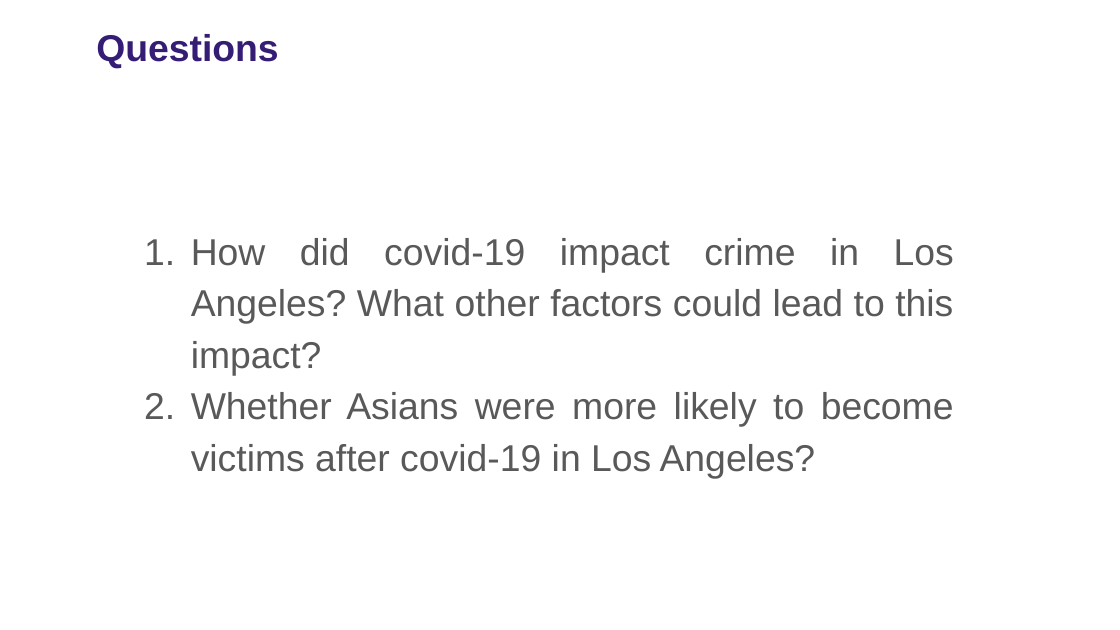
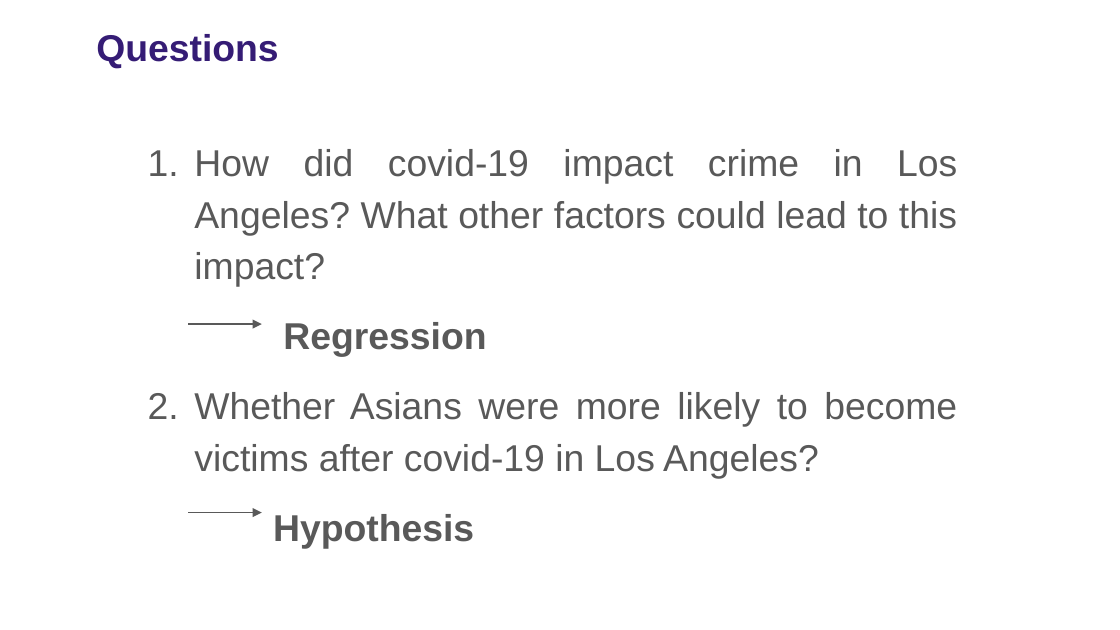
Before and after one commit to falakjain98/MS-Business-Analytics, a slide deck: slide 3 of DSO 510 Business Analytics/Project/Group7_DSO510_Presentation.pptx. Drawn at 1120x630 pixels with LibreOffice and Linux fonts; fonts in the diff are those of the drawing. Boxes give left, top, right and bottom in pixels: in the first picture for what was removed or moved away, otherwise in the second. Text is boxed around its words. In the diff, an @@ line names an element or a change of style, - is before the commit and + after.

```diff
--- a/DSO 510 Business Analytics/Project/Group7_DSO510_Presentation.pptx
+++ b/DSO 510 Business Analytics/Project/Group7_DSO510_Presentation.pptx
@@ text "How did covid-19 impact crime ..." moved from (x1=191, y1=238, x2=954, y2=478) to (x1=194, y1=149, x2=957, y2=549) @@
@@ arrow added from (188, 324) to (262, 324), #595959 0.75 pt @@
@@ text at (x1=283, y1=322, x2=486, y2=357): paragraph added @@
+Regression
@@ text at (x1=194, y1=392, x2=957, y2=479): more space between paragraphs @@
@@ arrow added from (188, 513) to (262, 513), #595959 0.75 pt @@
@@ text at (x1=273, y1=514, x2=474, y2=549): paragraph added @@
+Hypothesis
```
Also in this commit, not shown: 8 other slides changed, 2 slides added.
